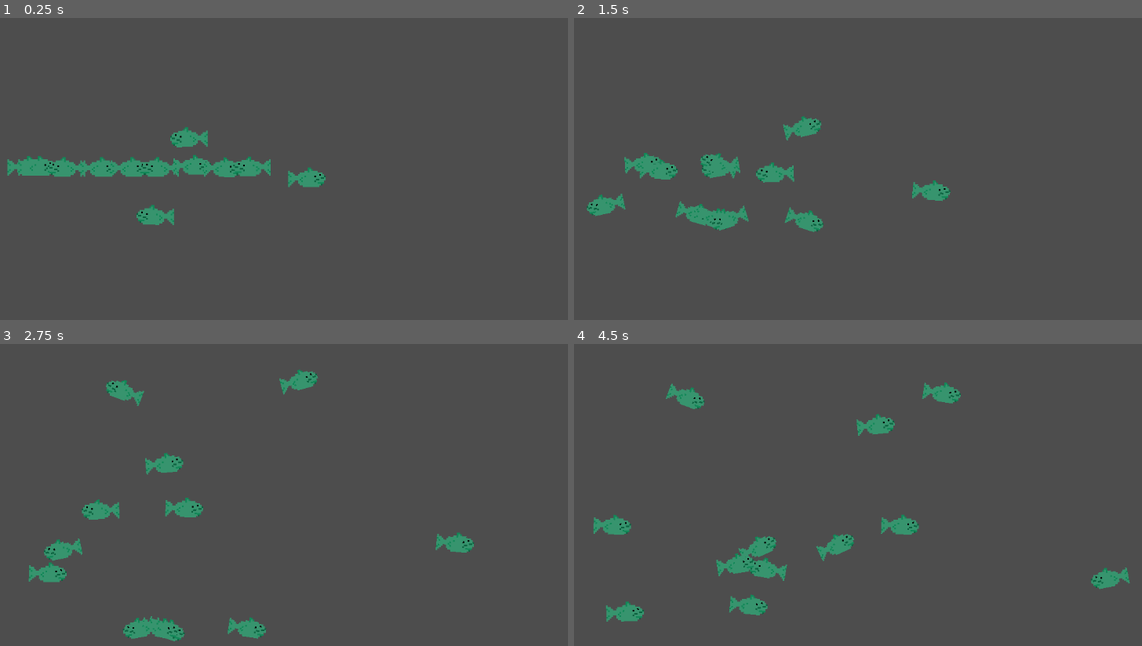
Above: before the commit, frames 1-4 (two rows, left to right).
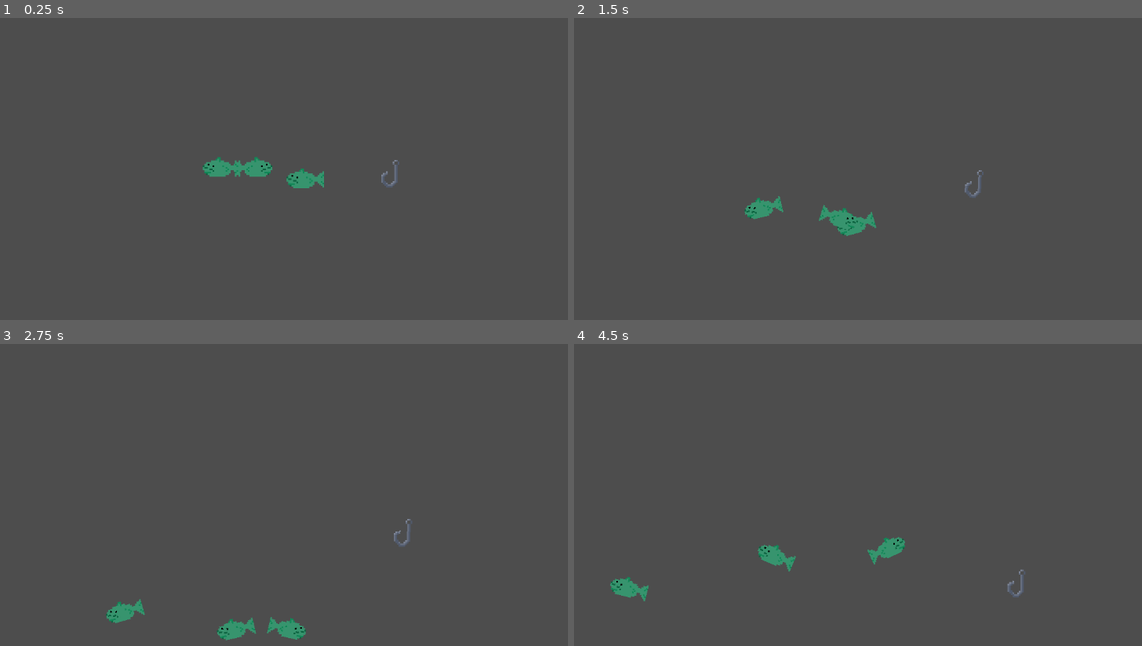
Above: after the commit, the same moments.

Repository: jem557/wizard-fishing
Game: Godot game, scene res://root.tscn
Same seed, same stepped clock (60 frames per second), same inputs: the game is played once before the commit and once after it.
Inputs:
- Up to frame 1 (0.25 s): no input
- Up to frame 2 (1.5 s): hold D (right) 0.53-1.28 s; hold Ctrl (lower) 0.53-1.28 s; hold A (left) from 1.28 s (still down); tap Space (reel) at 1.35 s
- Up to frame 3 (2.75 s): release A (left) at 2.03 s; hold D (right) from 2.03 s (still down); hold Ctrl (lower) from 2.03 s (still down)
- Up to frame 4 (4.5 s): release Ctrl (lower) at 2.78 s; tap Space (reel) at 2.85, 4.35 s; release D (right) at 3.53 s; hold Ctrl (lower) 3.53-4.28 s; hold A (left) from 3.53 s (still down)

The runs differ from the first frame. In frame 1, 2.8% of the frame differs, in the area x 1-71%, y 36-69%; in frame 2, 3.8%; in frame 3, 3.9%; in frame 4, 4.3%, in the area x 3-98%, y 12-92%.

Commit message:
added hook areas
added hook mouth areas to be used for detecting when the hook is in contact with the mouth. (needs further work)

Diff:
--- a/Components/behavior_component.gd
+++ b/Components/behavior_component.gd
@@ -6,21 +6,31 @@
 @export var predator : bool
 
 var move_dir : Vector2 = Vector2.ZERO
-var moving : bool
+var moving : bool = false
+var hooked : bool = false
+var dtcomp_rays : Array
 
 func _roam(detection_component: DetectionComponent) -> void:
-	moving = body.velocity != Vector2.ZERO
-	var avoid : Vector2 = Vector2.ZERO
-	for ray : RayCast2D in detection_component.get_children():
-		if ray.is_colliding():
-			avoid += ray.get_collision_normal()
-	if avoid != Vector2.ZERO:
-		var spread := randf_range(-PI / 4, PI / 4)
-		move_dir = avoid.normalized().rotated(spread)
-	else:
-		if not moving:
-			var angle = randf_range(0, TAU)
-			move_dir = Vector2(cos(angle), sin(angle))
+	if dtcomp_rays.is_empty():
+		for child in detection_component.get_children():
+			if child is RayCast2D:
+				dtcomp_rays.append(child)
+	if not hooked:
+		moving = body.velocity != Vector2.ZERO
+		var avoid : Vector2 = Vector2.ZERO
+		for ray : RayCast2D in dtcomp_rays:
+			if ray.is_colliding():
+				avoid += ray.get_collision_normal()
+		if avoid != Vector2.ZERO:
+			var spread := randf_range(-PI / 4, PI / 4)
+			move_dir = avoid.normalized().rotated(spread)
+		else:
+			if not moving:
+				var angle = randf_range(0, TAU)
+				move_dir = Vector2(cos(angle), sin(angle))
 
 func _findpack()->void:
 	pass
+
+func _hooked(detection_component: DetectionComponent)->void:
+	hooked = true
--- a/Components/movement_component.gd
+++ b/Components/movement_component.gd
@@ -12,6 +12,7 @@
 var move_dir = Vector2.ZERO
 var rotation_angle_rad : float
 var angular_velocity : float = 0.0
+var hooked : bool = false
 
 func tick(delta)->void:
 	if body == null:
--- a/Scenes/carp.tscn
+++ b/Scenes/carp.tscn
@@ -22,6 +22,16 @@
 [node name="Sprite" type="Sprite2D" parent="." unique_id=972082948]
 texture = ExtResource("2_4ime7")
 
+[node name="BodyCollider" type="CollisionShape2D" parent="." unique_id=1763884399]
+rotation = 1.5707964
+shape = SubResource("CapsuleShape2D_b7djs")
+
+[node name="MouthRight" type="Node2D" parent="." unique_id=1382815341]
+position = Vector2(6, 3)
+
+[node name="MouthLeft" type="Node2D" parent="." unique_id=329071100]
+position = Vector2(-6, 3)
+
 [node name="MovementComponent" type="Node" parent="." unique_id=123075426 node_paths=PackedStringArray("body", "sprite")]
 script = ExtResource("1_p6g6f")
 body = NodePath("..")
@@ -35,11 +45,11 @@
 body = NodePath("..")
 metadata/_custom_type_script = "uid://vwqptnps22e1"
 
-[node name="CollisionShape2D" type="CollisionShape2D" parent="." unique_id=1763884399]
-rotation = 1.5707964
-shape = SubResource("CapsuleShape2D_b7djs")
-
-[node name="DetectionComponent" type="Node2D" parent="." unique_id=1736351186]
+[node name="DetectionComponent" type="Node2D" parent="." unique_id=1736351186 node_paths=PackedStringArray("mouthright", "mouthleft")]
 script = ExtResource("5_mwdad")
-ray_object = true
+has_rays = true
+has_hook_area = true
+hook_area_size = 4.0
+mouthright = NodePath("../MouthRight")
+mouthleft = NodePath("../MouthLeft")
 metadata/_custom_type_script = "uid://fwxqev8s5ye5"
--- a/detection_component.gd
+++ b/detection_component.gd
@@ -2,17 +2,32 @@
 class_name DetectionComponent
 extends Node2D
 
-var head
-@export var ray_object : bool
+@export var has_rays : bool
+@export var has_hook_area : bool
 
-#region Ray Export Variables
+
+
+@export_group("Ray Sizes")
 @export var ray_length_up : float = 15 : set = _set_ray_up
 @export var ray_length_down : float = 15 : set = _set_ray_down
 @export var ray_length_left : float = 20 : set = _set_ray_left
 @export var ray_length_right : float = 20 : set = _set_ray_right
-#endregion
 
-#region Setters
+@export_group("Hook Variables")
+@export var hook_area_size : float = 3 : set = _set_hook_area_size
+@export var mouthright : Node2D
+@export var mouthleft : Node2D
+
+func _ready() -> void:
+	if has_rays:
+		_rebuild_rays()
+	if has_hook_area and mouthright and mouthleft:
+		_rebuild_Hook_areas(mouthright.position, mouthleft.position)
+
+
+#region Ray Functions
+
+#in editor functions
 func _set_ray_up(val :float) -> void:
 	ray_length_up = val
 	if Engine.is_editor_hint():
@@ -29,14 +44,11 @@
 	ray_length_right = val
 	if Engine.is_editor_hint():
 		_rebuild_rays()
-#endregion
-
-func _ready() -> void:
-	_rebuild_rays()
 
 func _rebuild_rays() -> void:
 	for child in get_children():
-		child.queue_free()
+		if child is RayCast2D:
+			child.queue_free()
 	_add_ray(Vector2.RIGHT, ray_length_right)
 	_add_ray(Vector2.LEFT, ray_length_left)
 	_add_ray(Vector2.UP, ray_length_up)
@@ -46,3 +58,36 @@
 	var ray := RayCast2D.new()
 	ray.target_position = direction * length
 	add_child(ray)
+
+#endregion
+
+#region Hook Area Functions
+
+func _set_hook_area_size(val : float) -> void:
+	hook_area_size = val
+	if Engine.is_editor_hint():
+		_rebuild_Hook_areas(mouthright.position, mouthleft.position)
+
+func _create_hook_shape() -> CircleShape2D:
+	var circle = CircleShape2D.new()
+	circle.radius = hook_area_size
+	return circle
+
+func _rebuild_Hook_areas(right : Vector2, left : Vector2):
+	for child in get_children():
+		if child is Area2D and child.is_in_group("hook_area"):
+			child.queue_free()
+	_add_hook_area(right)
+	_add_hook_area(left)
+
+func _add_hook_area(location : Vector2):
+	var area := Area2D.new()
+	var collisionshape := CollisionShape2D.new()
+	var circle = _create_hook_shape()
+	area.position = location
+	collisionshape.shape = circle
+	add_child(area)
+	area.add_child(collisionshape)
+	area.add_to_group("hook_area")
+
+#endregion
--- a/root.tscn
+++ b/root.tscn
@@ -1,6 +1,7 @@
 [gd_scene format=3 uid="uid://cgwamnymj8he8"]
 
 [ext_resource type="PackedScene" uid="uid://d0mmnss6n6gx" path="res://Scenes/carp.tscn" id="2_pyidc"]
+[ext_resource type="PackedScene" uid="uid://b1k4agqlo0icn" path="res://Scenes/Standard_hook.tscn" id="2_vvh5c"]
 
 [sub_resource type="WorldBoundaryShape2D" id="WorldBoundaryShape2D_pq8q7"]
 normal = Vector2(0, 1)
@@ -15,73 +16,51 @@
 
 [node name="root" type="Node2D" unique_id=9119155]
 
-[node name="top_wall" type="StaticBody2D" parent="." unique_id=355522306 groups=["wall"]]
+[node name="Walls" type="Node" parent="." unique_id=1152671569]
+
+[node name="top_wall" type="StaticBody2D" parent="Walls" unique_id=355522306 groups=["wall"]]
 position = Vector2(0, -87)
 collision_layer = 7
 collision_mask = 7
 
-[node name="CollisionShape2D" type="CollisionShape2D" parent="top_wall" unique_id=1523945790]
+[node name="CollisionShape2D" type="CollisionShape2D" parent="Walls/top_wall" unique_id=1523945790]
 shape = SubResource("WorldBoundaryShape2D_pq8q7")
 
-[node name="left_wall" type="StaticBody2D" parent="." unique_id=261863689 groups=["wall"]]
+[node name="left_wall" type="StaticBody2D" parent="Walls" unique_id=261863689 groups=["wall"]]
 position = Vector2(-170, 0)
 collision_layer = 7
 collision_mask = 7
 
-[node name="CollisionShape2D" type="CollisionShape2D" parent="left_wall" unique_id=518241574]
+[node name="CollisionShape2D" type="CollisionShape2D" parent="Walls/left_wall" unique_id=518241574]
 shape = SubResource("WorldBoundaryShape2D_pyidc")
 
-[node name="right_wall" type="StaticBody2D" parent="." unique_id=607676138 groups=["wall"]]
+[node name="right_wall" type="StaticBody2D" parent="Walls" unique_id=607676138 groups=["wall"]]
 position = Vector2(170, 0)
 collision_layer = 7
 collision_mask = 7
 
-[node name="CollisionShape2D" type="CollisionShape2D" parent="right_wall" unique_id=1532177329]
+[node name="CollisionShape2D" type="CollisionShape2D" parent="Walls/right_wall" unique_id=1532177329]
 shape = SubResource("WorldBoundaryShape2D_28aoi")
 
-[node name="bot_wall" type="StaticBody2D" parent="." unique_id=1146369026 groups=["wall"]]
+[node name="bot_wall" type="StaticBody2D" parent="Walls" unique_id=1146369026 groups=["wall"]]
 position = Vector2(0, 90)
 collision_layer = 7
 collision_mask = 7
 
-[node name="CollisionShape2D" type="CollisionShape2D" parent="bot_wall" unique_id=1316801871]
+[node name="CollisionShape2D" type="CollisionShape2D" parent="Walls/bot_wall" unique_id=1316801871]
 shape = SubResource("WorldBoundaryShape2D_vvh5c")
 
 [node name="Camera2D" type="Camera2D" parent="." unique_id=278774220]
 zoom = Vector2(3, 3)
 
-[node name="Carp" parent="." unique_id=1596293859 instance=ExtResource("2_pyidc")]
+[node name="Carp" parent="." unique_id=1007134223 instance=ExtResource("2_pyidc")]
 position = Vector2(13, 7)
-
-[node name="Carp2" parent="." unique_id=409968056 instance=ExtResource("2_pyidc")]
-position = Vector2(-58, -18)
-
-[node name="Carp3" parent="." unique_id=154425492 instance=ExtResource("2_pyidc")]
-position = Vector2(-79, 31)
-
-[node name="Carp12" parent="." unique_id=987665473 instance=ExtResource("2_pyidc")]
-position = Vector2(-171, 0)
-
-[node name="Carp11" parent="." unique_id=562494292 instance=ExtResource("2_pyidc")]
-position = Vector2(-152, 0)
-
-[node name="Carp10" parent="." unique_id=2037787359 instance=ExtResource("2_pyidc")]
-position = Vector2(-133, 0)
-
-[node name="Carp9" parent="." unique_id=1168838166 instance=ExtResource("2_pyidc")]
-position = Vector2(-114, 0)
-
-[node name="Carp8" parent="." unique_id=408227300 instance=ExtResource("2_pyidc")]
-position = Vector2(-95, 0)
-
-[node name="Carp7" parent="." unique_id=1830143029 instance=ExtResource("2_pyidc")]
-position = Vector2(-76, 0)
-
-[node name="Carp6" parent="." unique_id=1929621838 instance=ExtResource("2_pyidc")]
-position = Vector2(-57, 0)
 
 [node name="Carp5" parent="." unique_id=490799937 instance=ExtResource("2_pyidc")]
 position = Vector2(-38, 0)
 
 [node name="Carp4" parent="." unique_id=687269886 instance=ExtResource("2_pyidc")]
 position = Vector2(-19, 0)
+
+[node name="Player_Hook" parent="." unique_id=34557212 instance=ExtResource("2_vvh5c")]
+position = Vector2(65, 5)
